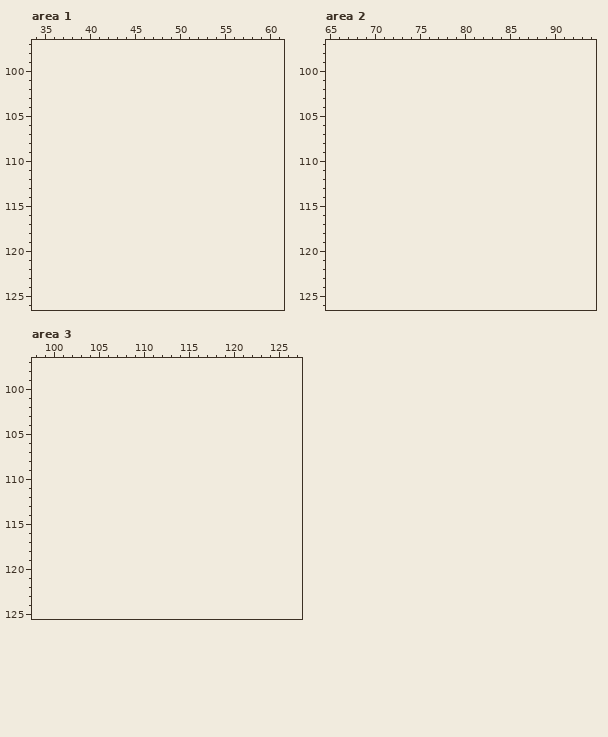
Edited in one commit: pixel-art file (assets/aseprite/cargo-sheet.aseprite). That is the earlier state.
128x63 pixels, 1 frame. Colours within 5 levels of each other are drawn and written as one. Shown: area 1: x 34..61, y 97..126; area 2: x 65..94, y 97..126; area 3: x 98..127, y 97..125. The old version is drawn lined up with the new one, on the new canvas. The commit also changed other parts of the picture, which this record leaves out.
Palette (. is transparent): 
And afterwards:
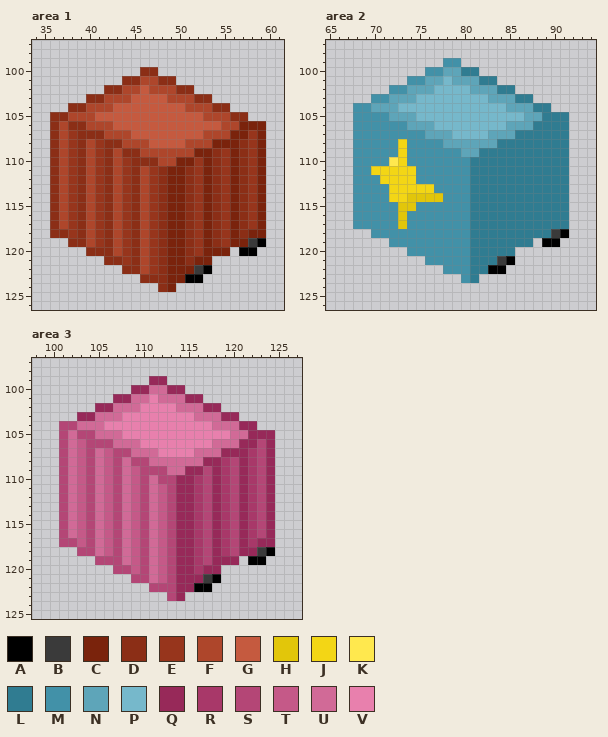
Colours new in this view: A #000000  B #3a3a3a  C #7a230c  D #8b2e16  E #97351c  F #ae462b  G #c55a3f  H #e2c60a  J #f3d615  K #ffe84e  L #307c91  M #4291a8  N #5ea5b9  P #76b8cb  Q #972959  R #a83869  S #b44676  T #c55988  U #d16a97  V #e880ad
From old to new:
canvas 128x63 -> 128x127
Changed rows in their new state; - is an unchanged pixel.
Area 1:
first column x 36:
100 ----------DD------------
101 --------DDFFDD----------
102 ------DDFFGFFFDD--------
103 ----DDFFFGGGGFFFDD------
104 --DDFFFGGGGGGGGFFFDD----
105 DDFFFGGGGGGGGGGGGFFFDD--
106 DFDDFFFGGGGGGGGGGGGFFCCC
107 DFEDDDFFFGGGGGGGGFFFCCEC
108 DFEDFEDDFFFGGGGFFFCCCDEC
109 DFEDFEDFDDFFFFFFCCDECDEC
110 DFEDFEDFEDDDFFCCECDECDEC
111 DFEDFEDFEDFEDCCDECDECDEC
112 DFEDFEDFEDFEDCCDECDECDEC
113 DFEDFEDFEDFEDCCDECDECDEC
114 DFEDFEDFEDFEDCCDECDECDEC
115 DFEDFEDFEDFEDCCDECDECDEC
116 DFEDFEDFEDFEDCCDECDECDEC
117 DFEDFEDFEDFEDCCDECDECDEC
118 DDEDFEDFEDFEDCCDECDECDCC
119 --DDFEDFEDFEDCCDECDECCBA
120 ----DDDFEDFEDCCDECCC-AA-
121 ------DDEDFEDCCDCC------
122 --------DDFEDCCCBA------
123 ----------DDDCCAA-------
124 ------------DC----------
Area 2:
first column x 68:
 99 ----------MM------------
100 --------MMNNLL----------
101 ------MMNNPNNNLL--------
102 ----MMNNNPPPPNNNLL------
103 --MMNNNPPPPPPPPNNNLL----
104 MMNNNPPPPPPPPPPPPNNNLL--
105 MMMMNNNPPPPPPPPPPPPNNLLL
106 MMMMMMNNNPPPPPPPPNNNLLLL
107 MMMMMMMMNNNPPPPNNNLLLLLL
108 MMMMMJMMMMNNNNNNLLLLLLLL
109 MMMMMJMMMMMMNNLLLLLLLLLL
110 MMMMKJMMMMMMMLLLLLLLLLLL
111 MMJJJJJMMMMMMLLLLLLLLLLL
112 MMMJJJJMMMMMMLLLLLLLLLLL
113 MMMMJJJJJMMMMLLLLLLLLLLL
114 MMMMJJHHHHMMMLLLLLLLLLLL
115 MMMMMHHMMMMMMLLLLLLLLLLL
116 MMMMMHMMMMMMMLLLLLLLLLLL
117 MMMMMHMMMMMMMLLLLLLLLLLL
118 --MMMMMMMMMMMLLLLLLLLLBA
119 ----MMMMMMMMMLLLLLLL-AA-
120 ------MMMMMMMLLLLL------
121 --------MMMMMLLLBA------
122 ----------MMMLLAA-------
123 ------------ML----------
Area 3:
first column x 101:
 99 ----------QQ------------
100 --------QQUUQQ----------
101 ------QQUUVUUUQQ--------
102 ----QQUUUVVVVUUUQQ------
103 --QQUUUVVVVVVVVUUUQQ----
104 SSUUUVVVVVVVVVVVVUUUQQ--
105 SUSSUUUVVVVVVVVVVVVUUQQQ
106 SUTSSSUUUVVVVVVVVUUUQQSQ
107 SUTSUTSSUUUVVVVUUUQQQRSQ
108 SUTSUTSUSSUUUUUUQQRSQRSQ
109 SUTSUTSUTSSSUUQQSQRSQRSQ
110 SUTSUTSUTSUSSQQRSQRSQRSQ
111 SUTSUTSUTSUTSQQRSQRSQRSQ
112 SUTSUTSUTSUTSQQRSQRSQRSQ
113 SUTSUTSUTSUTSQQRSQRSQRSQ
114 SUTSUTSUTSUTSQQRSQRSQRSQ
115 SUTSUTSUTSUTSQQRSQRSQRSQ
116 SUTSUTSUTSUTSQQRSQRSQRSQ
117 SSTSUTSUTSUTSQQRSQRSQRQQ
118 --SSUTSUTSUTSQQRSQRSQQBA
119 ----SSSUTSUTSQQRSQQQ-AA-
120 ------SSTSUTSQQRQQ------
121 --------SSUTSQQQBA------
122 ----------SSSQQAA-------
123 ------------SQ----------
Pixel boxes of the changes (left, top, right, bottom) in both pictures:
added: (50, 67, 266, 292)
added: (353, 58, 569, 283)
added: (59, 376, 275, 601)
